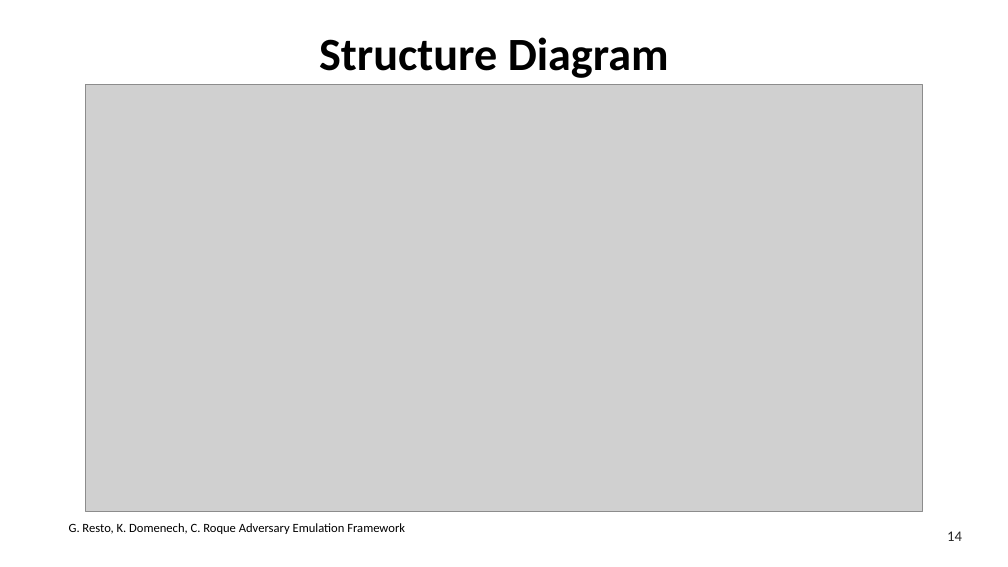
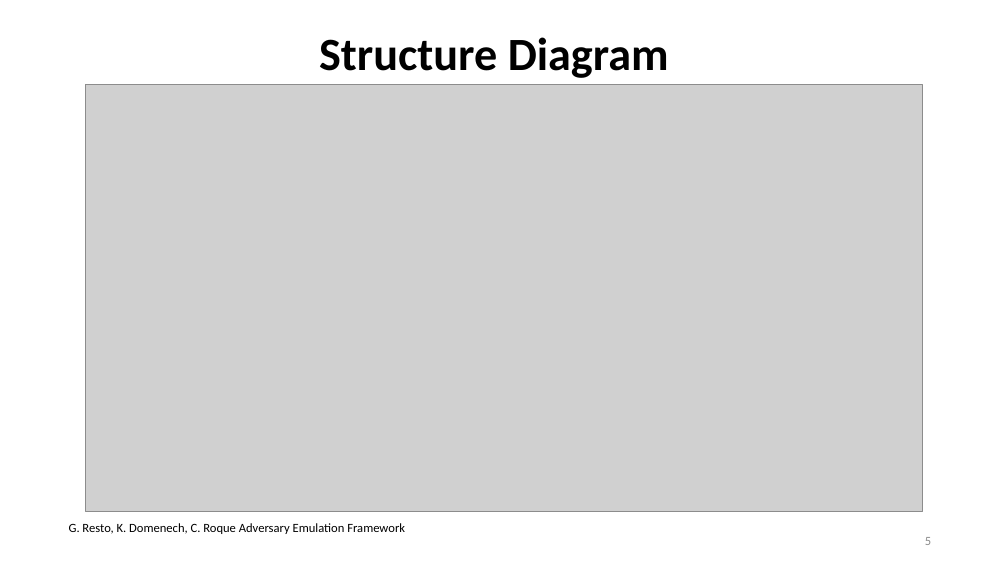
Before and after one commit to racoten/Capstone, a slide deck: slide 5 of Design/Capstone Final Presentation.pptx (slide 15 before the commit). Drawn at 1008x567 pixels with LibreOffice and Linux fonts; fonts in the diff are those of the drawing; grey boxes stand for pictures. Boxes give left, top, right and bottom in pixels: in the first picture for what was removed or moved away, otherwise in the second. Text is boxed around its words. In the diff, an @@ line names an element or a change of style, - is before the commit and + after.

```diff
--- a/Design/Capstone Final Presentation.pptx
+++ b/Design/Capstone Final Presentation.pptx
@@ page number added at box(925, 537, 931, 545), 12 pt, text #8C8C8C @@
+5
@@ text removed at box(947, 531, 962, 541) @@
-14
```
Also in this commit, not shown: 4 other slides changed, 7 slides added, 11 slides removed, 7 other files.
